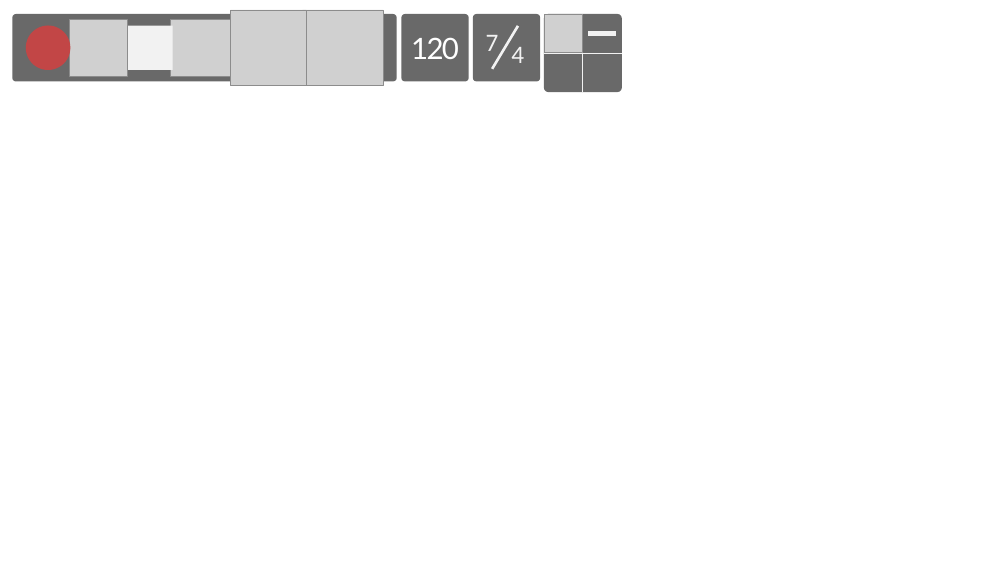
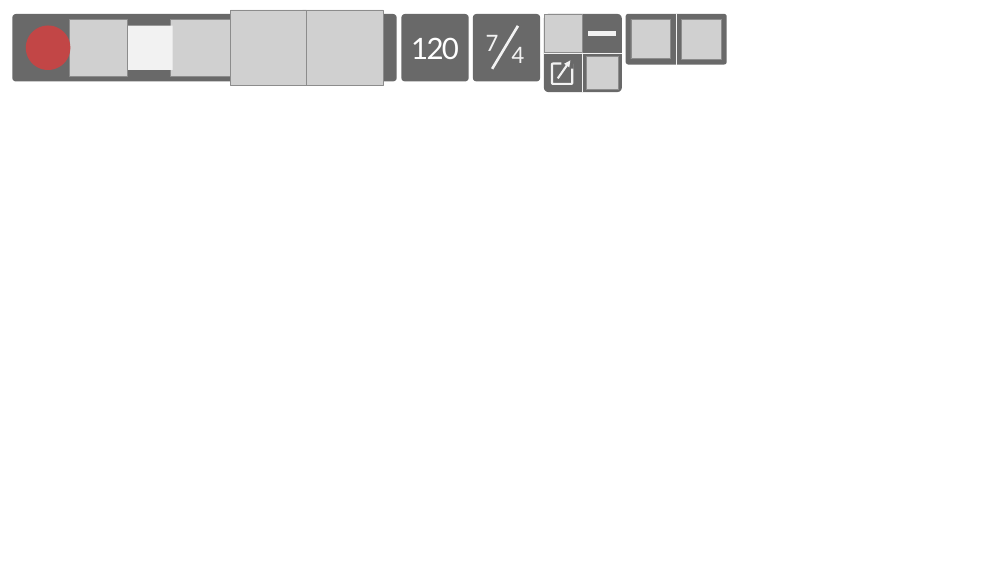
Before and after one commit to junlin0320/DAW, a slide deck: slide 1 of DAW.pptx. Drawn at 1008x567 pixels with LibreOffice and Linux fonts; fonts in the diff are those of the drawing; grey boxes stand for pictures. Boxes give left, top, right and bottom in pixels: in the first picture for what was removed or moved away, otherwise in the second. Text is boxed around its words. In the diff, an @@ line names an element or a change of style, - is before the commit and + after.

```diff
--- a/DAW.pptx
+++ b/DAW.pptx
@@ rounded rectangle added at box(626, 14, 727, 64), fill #696969 @@
@@ picture added at box(631, 20, 671, 59) @@
@@ line added from (676, 64) to (676, 14), #F2F2F2 1 pt @@
@@ picture added at box(682, 20, 722, 59) @@
@@ rectangle added at box(562, 56, 574, 69), fill #696969 @@
@@ picture added at box(586, 57, 619, 89) @@
@@ rounded rectangle added at box(552, 64, 572, 84), outline #F2F2F2 2 pt @@
@@ arrow added from (558, 79) to (570, 60), #F2F2F2 2 pt @@
```
